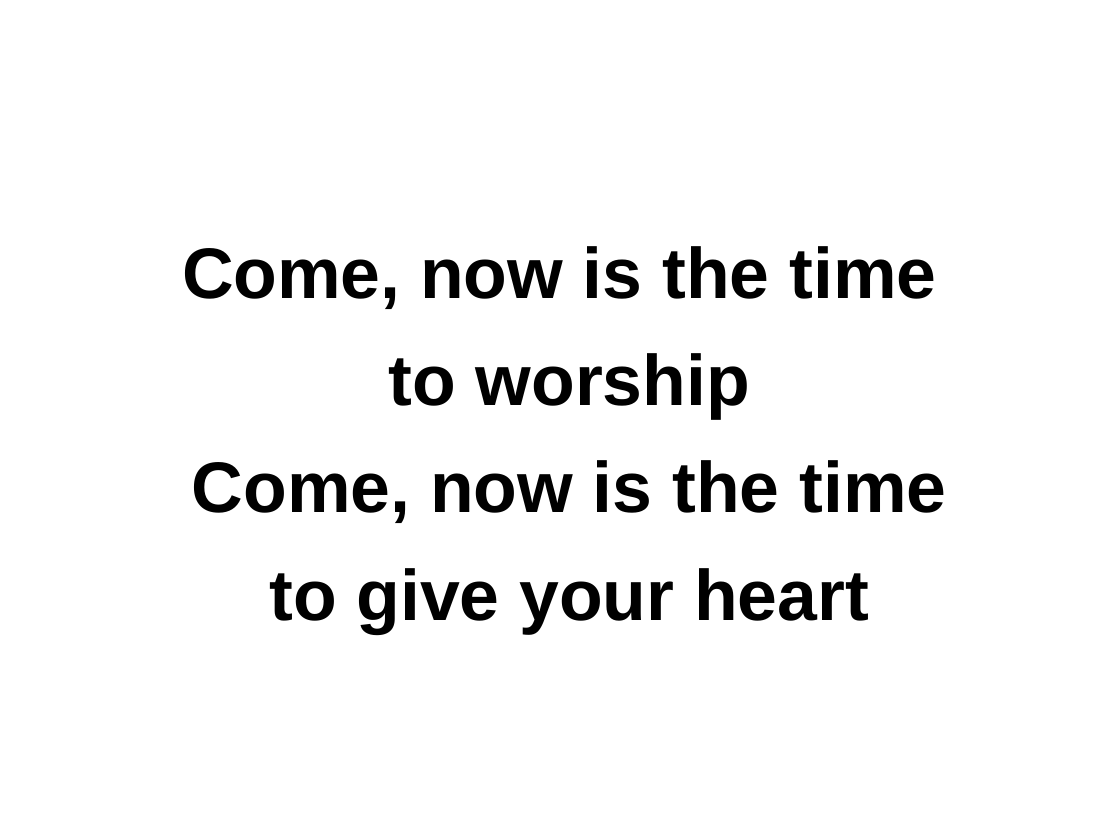
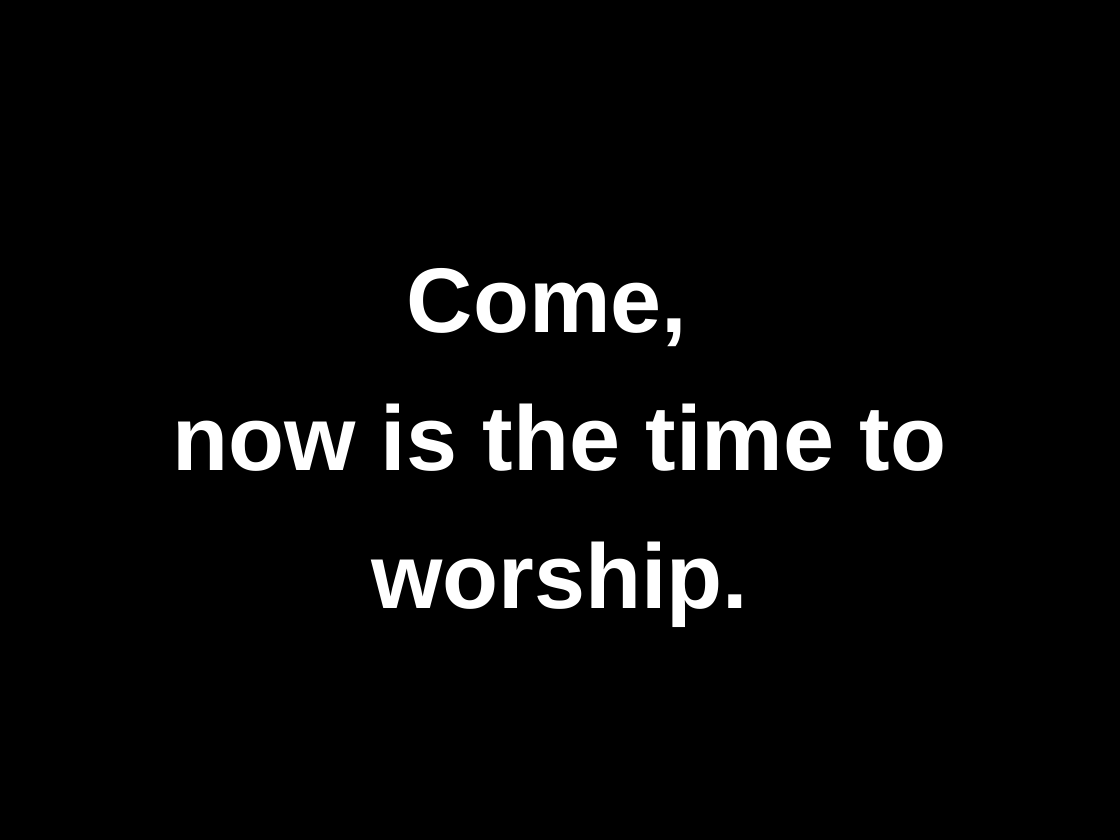
Before and after one commit to memery1446/HBCChoir, a slide deck: slide 2 of pptx-files/1.Come.Now.Is.the.Time.to.Worship.pptx (slide 6 before the commit). Drawn at 1120x840 pixels with LibreOffice and Linux fonts; fonts in the diff are those of the drawing. Boxes give left, top, right and bottom in pixels: in the first picture for what was removed or moved away, otherwise in the second. Text is boxed around its words. In the diff, an @@ line names an element or a change of style, - is before the commit and + after.

```diff
--- a/pptx-files/1.Come.Now.Is.the.Time.to.Worship.pptx
+++ b/pptx-files/1.Come.Now.Is.the.Time.to.Worship.pptx
@@ background #FFFFFF to #000000 @@
@@ title at box(172, 268, 947, 624): text changed; size 46 to 59 pt; text colour #000000 to #FFFFFF @@
-Come, now is the time
-to worship
-Come, now is the time
-to give your heart
+Come,
+now is the time to worship.
```
Also in this commit, not shown: 13 other slides changed, 8 slides added, 4 other files.
